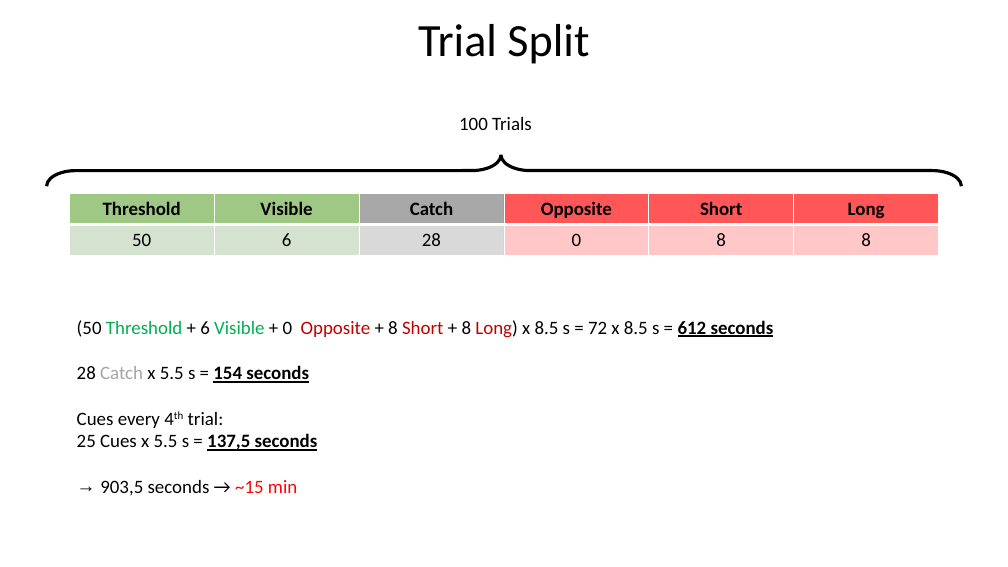
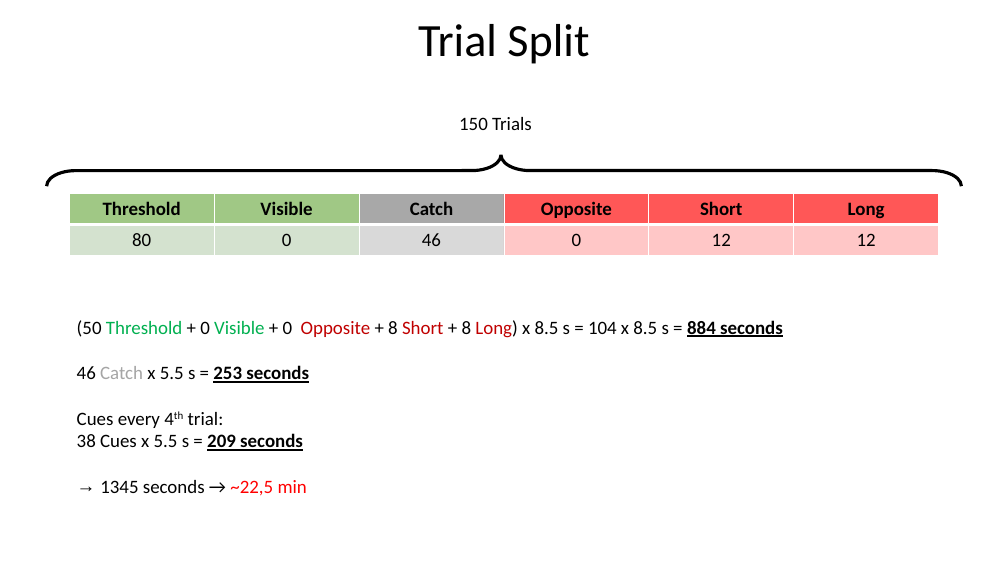
Before and after one commit to ChristinaBruckmann/Proj2---PhaseFlip, a slide deck: slide 4 of Pilot/Planning/PhaseFlip_TrialSplit.pptx. Drawn at 1008x567 pixels with LibreOffice and Linux fonts; fonts in the diff are those of the drawing. Boxes give left, top, right and bottom in pixels: in the first picture for what was removed or moved away, otherwise in the second. Text is boxed around its words. In the diff, an @@ line names an element or a change of style, - is before the commit and + after.

```diff
--- a/Pilot/Planning/PhaseFlip_TrialSplit.pptx
+++ b/Pilot/Planning/PhaseFlip_TrialSplit.pptx
@@ text at [459, 117, 532, 130]: text changed @@
-100 Trials
+150 Trials
@@ table at [70, 194, 941, 255] @@
-row 2: 50 | 6 | 28 | 0 | 8 | 8
+row 2: 80 | 0 | 46 | 0 | 12 | 12
@@ text at [77, 320, 783, 383]: text changed @@
-(50 Threshold + 6 Visible + 0 Opposite + 8 Short + 8 Long) x 8.5 s = 72 x 8.5 s = 612 seconds
-28 Catch x 5.5 s = 154 seconds
+(50 Threshold + 0 Visible + 0 Opposite + 8 Short + 8 Long) x 8.5 s = 104 x 8.5 s = 884 seconds
+46 Catch x 5.5 s = 253 seconds
@@ text at [77, 433, 307, 496]: text changed @@
-25 Cues x 5.5 s = 137,5 seconds
-→ 903,5 seconds → ~15 min
+38 Cues x 5.5 s = 209 seconds
+→ 1345 seconds → ~22,5 min
```
Also in this commit, not shown: 1 slide added, 4 other files.
